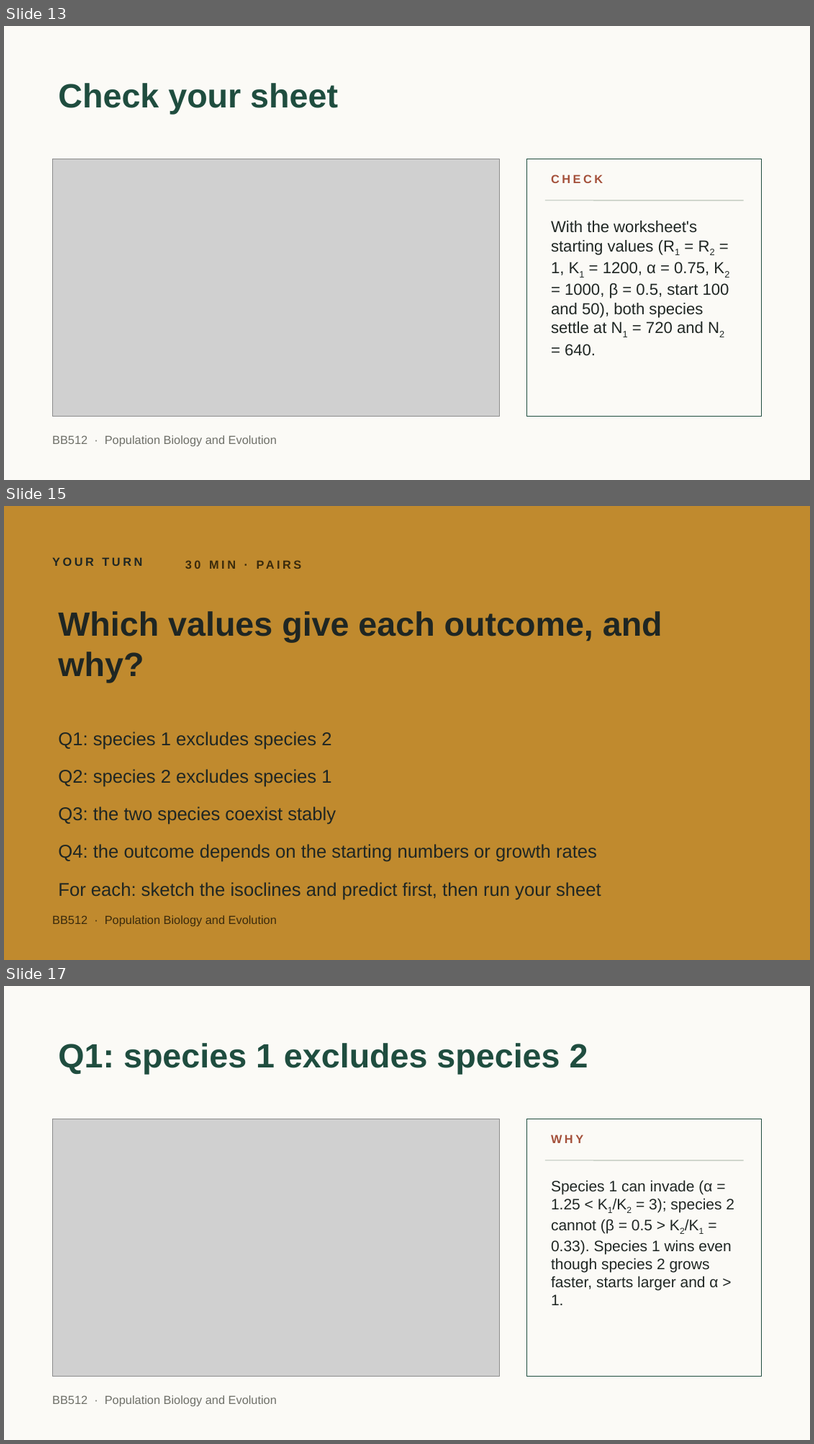
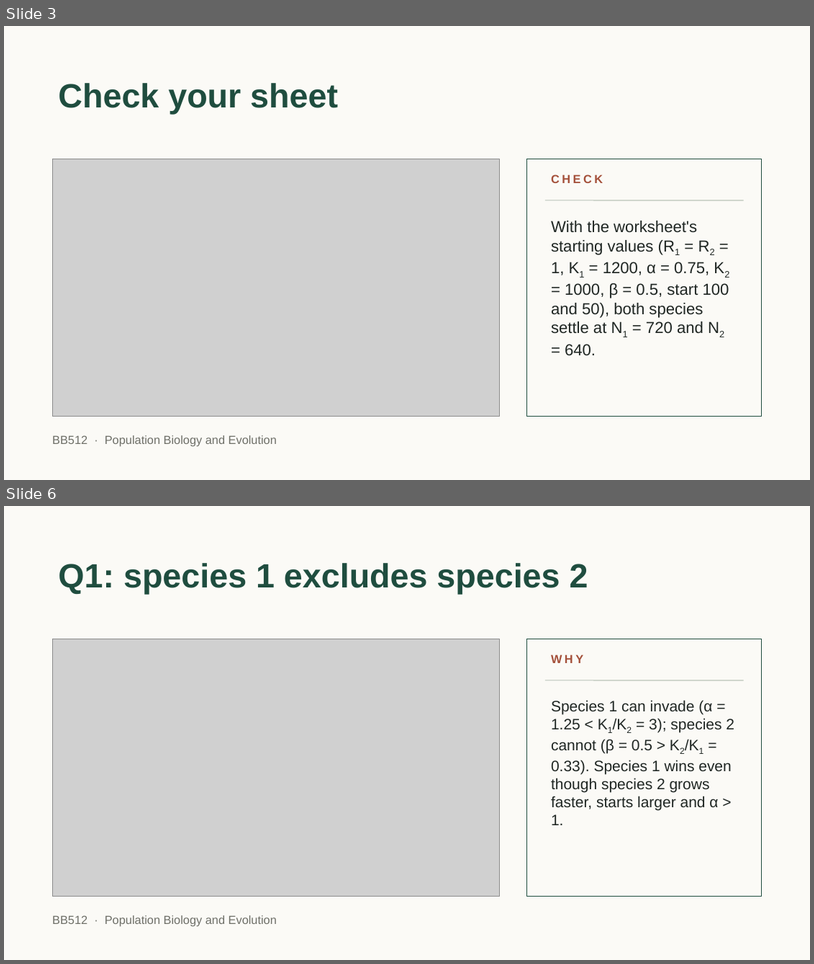
Before and after one commit to jonesor/BB512_Book, a slide deck: lecture_figures/lv_competition/BB512 - Lotka Volterra Competition Practical v2.pptx. Shown one above the other, each under a label of ours: slides 13, 15 and 17 before the commit, slides 3 and 6 after it; the slides between them are not shown. The pictures are 814x1444 and 814x964 pixels, drawn with LibreOffice and Linux fonts; fonts in the diff are those of the drawing; grey boxes stand for pictures. Boxes give left, top, right and bottom in pixels: in the first picture for what was removed or moved away, otherwise in the second. Text is boxed around its words. In the diff, an @@ line names an element or a change of style, - is before the commit and + after.

```diff
--- a/lecture_figures/lv_competition/BB512 - Lotka Volterra Competition Practical v2.pptx
+++ b/lecture_figures/lv_competition/BB512 - Lotka Volterra Competition Practical v2.pptx
@@ slide 15 removed at (x1=4, y1=506, x2=810, y2=960), background #C08A2E @@
@@ text removed at (x1=52, y1=557, x2=142, y2=566) @@
-YOUR TURN
@@ text removed at (x1=180, y1=554, x2=543, y2=576) @@
-30 MIN · PAIRS
@@ title removed at (x1=58, y1=611, x2=663, y2=683) @@
-Which values give each outcome, and why?
@@ text removed at (x1=58, y1=731, x2=602, y2=900) @@
-Q1: species 1 excludes species 2
-Q2: species 2 excludes species 1
-Q3: the two species coexist stably
-Q4: the outcome depends on the starting numbers or growth rates
-For each: sketch the isoclines and predict first, then run your sheet
@@ text removed at (x1=52, y1=915, x2=277, y2=926) @@
-BB512 · Population Biology and Evolution
@@ what was slide 13 is now slide 3 @@
@@ what was slide 17 is now slide 6 @@
```
Also in this commit, not shown: 4 slides changed, 13 other slides removed, 2 other files.
